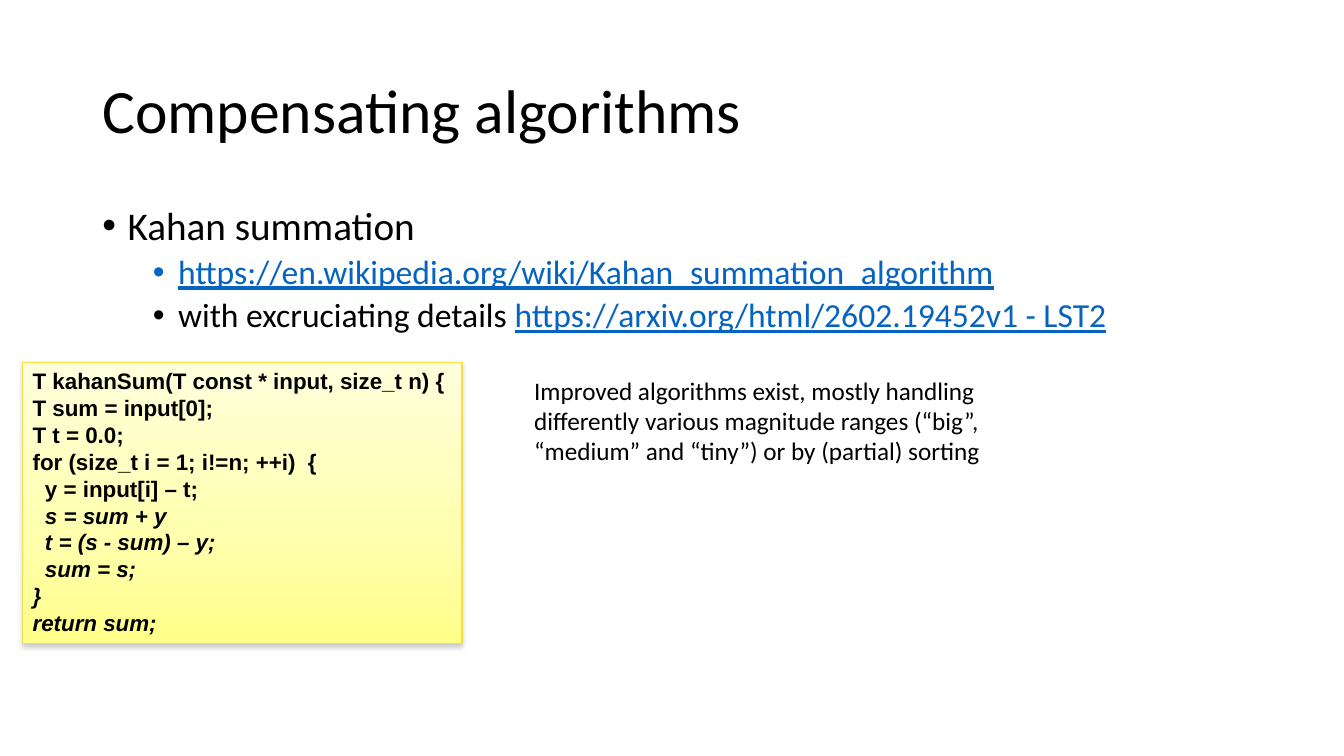
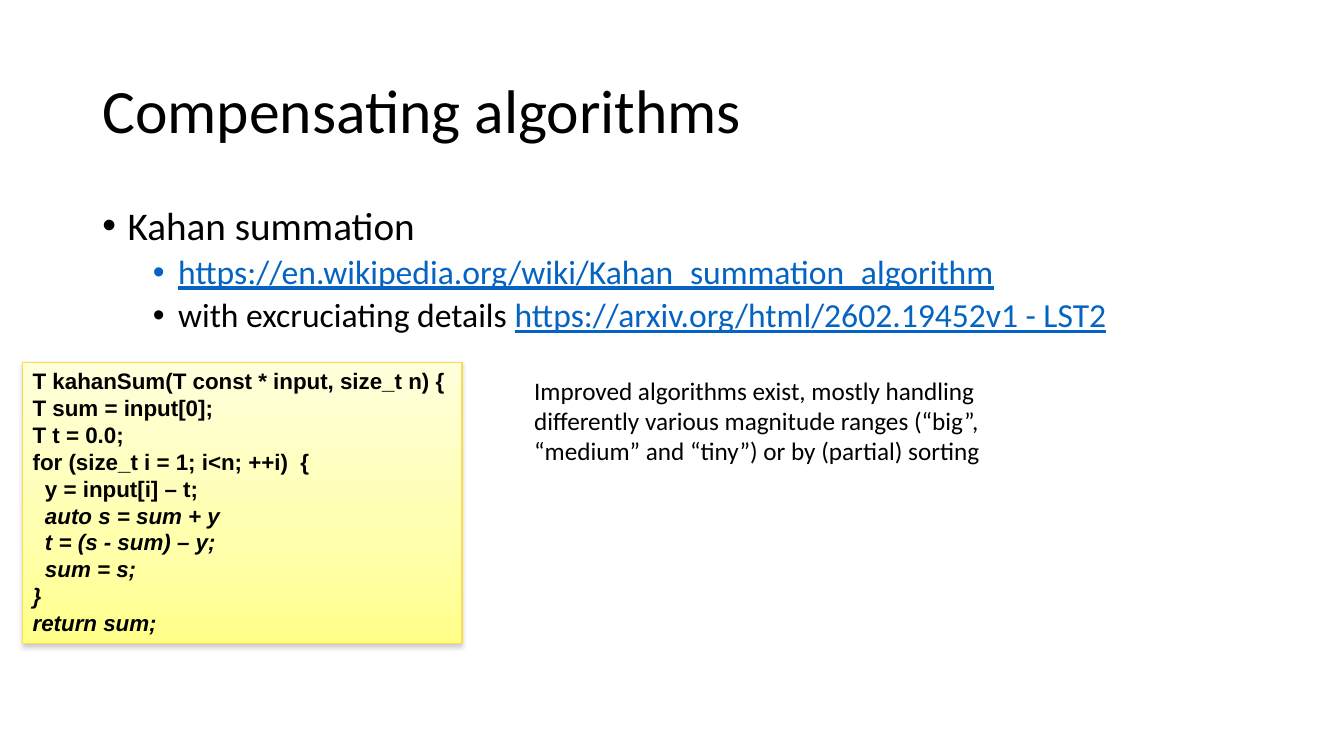
Before and after one commit to VinInn/FPCourse, a slide deck: slide 21 of Slides/FPforScientist.pptx (slide 20 before the commit). Drawn at 1344x756 pixels with LibreOffice and Linux fonts; fonts in the diff are those of the drawing. Boxes give left, top, right and bottom in pixels: in the first picture for what was removed or moved away, otherwise in the second. Text is boxed around its words. In the diff, an @@ line names an element or a change of style, - is before the commit and + after.

```diff
--- a/Slides/FPforScientist.pptx
+++ b/Slides/FPforScientist.pptx
@@ text in rectangle at (33, 453, 288, 475): text changed @@
-for (size_t i = 1; i!=n; ++i) {
+for (size_t i = 1; i<n; ++i) {
@@ text in rectangle at (45, 509, 219, 529): text changed @@
-s = sum + y
+auto s = sum + y
```
Also in this commit, not shown: 1 other slide changed, 2 slides added, 1 other file.
